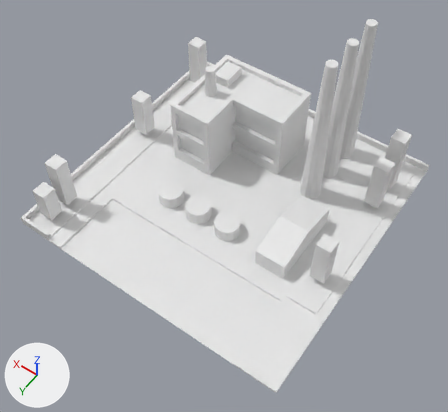
The OBJ model res/models/factories/factory2.obj as it was, and as the next commit left it.
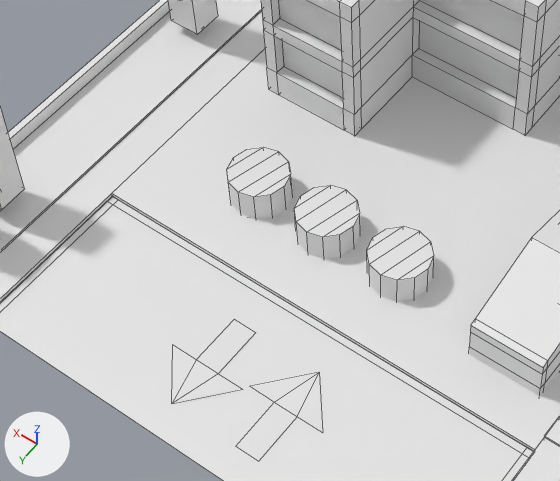
There are two pictures of each version: one whole from a camera (50 mm lens) standing at (-27.2, 41.8, 61.9) and looking at (-1.7, 6.1, 5.7), one close up on the part from 15% to 65% of the width and 29% to 76% of the height. Every picture has the same lights, and +X, +Y and +Z are marked at lower left. The close-ups show mesh edges as thin lines. Where no turn or scale is listed for an object, it has been applied to the vertices. Vertices at the same position are counted once.

In view in the first close-up: 'fabryka2.001'.
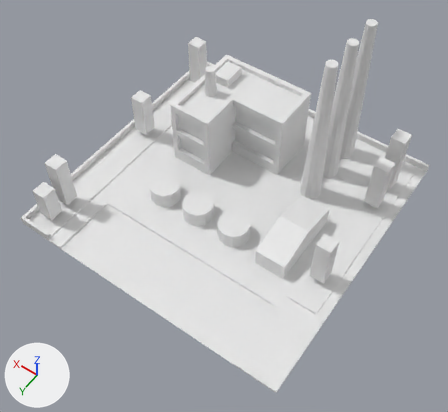
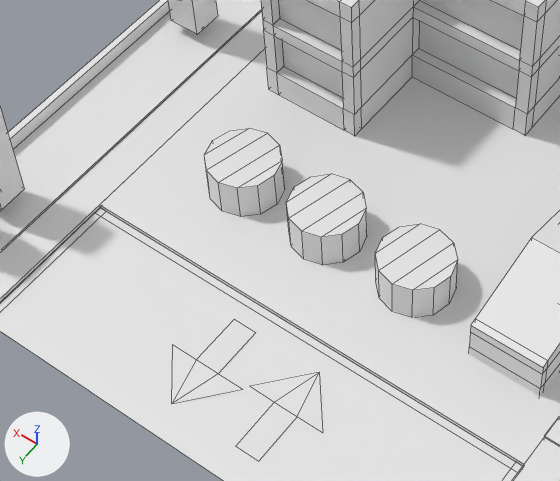
The newer file is also turned or shifted as a whole; pictures and numbers use the older file's frame.

The change in detail:
me_fabryka2_001 has 627 vertices, 517 faces and spans x -17.5..19.5, y -17.9..19.1, z 0.0..20.7.
me_fabryka2_001 is used by ob_fabryka2_001; location (0.0, 0.0, 0.0).
Before the commit, vertices of me_fabryka2_001: 410 (13.1, 9.8, 0.0) at pixel (112, 196), 413 (-12.3, 9.8, 0.0) at pixel (534, 452), 414 (13.1, 9.8, 0.2) at pixel (111, 193), 415 (-12.3, 9.8, 0.2) at pixel (535, 449), 420 (-12.3, 9.8, 0.0) at pixel (534, 452).
Before the commit, vertices of me_fabryka2_001: 421 (13.1, 9.8, 0.0) at pixel (112, 196), 423 (13.1, 10.2, 0.0) at pixel (107, 201), 424 (-12.3, 10.2, 0.0) at pixel (529, 458), 428 (12.7, 9.8, 0.0) at pixel (118, 199), 429 (13.1, 9.8, 0.0) at pixel (112, 196).
Before the commit, vertices of me_fabryka2_001: 432 (-12.3, 9.8, 0.0) at pixel (534, 451), 433 (-11.9, 9.8, 0.0) at pixel (527, 447).
me_fabryka2_001 part 1: the loose piece of 24 vertices spanning x 5.3..8.5, y 3.8..7.1, z 0.1..2.0 is scaled about its middle by 1.22, then moved by (0.9, 0.0, 0.2).
me_fabryka2_001 part 2: the loose piece of 24 vertices spanning x 1.0..4.3, y 3.8..7.1, z 0.1..2.0 is scaled about its middle by 1.22, then moved by (0.0, 0.0, 0.2).
me_fabryka2_001 part 3: the loose piece of 24 vertices spanning x -3.4..-0.1, y 3.8..7.1, z 0.1..2.0 is scaled about its middle by 1.22, then moved by (-0.9, 0.0, 0.2).
Part 4, on me_fabryka2_001:
Vertices 410, 413, 414, 415, 420, 421, 423, 424, 428, 429, 432, 433 of me_fabryka2_001 move by (0.0, 0.9, 0.0).

Boxes (x1, y1, x2, y2) around the edits, measured in the close-ups (560 x 481 px; the box of a moved part takes in the faces that stretch with it):
part 1 of me_fabryka2_001, moved or reshaped
    before: (227, 147, 293, 219)
    after: (204, 128, 285, 216)
part 2 of me_fabryka2_001, moved or reshaped
    before: (294, 185, 360, 259)
    after: (286, 174, 367, 264)
part 3 of me_fabryka2_001, moved or reshaped
    before: (367, 226, 434, 302)
    after: (375, 224, 458, 317)
part 4 of me_fabryka2_001, moved or reshaped
    both: (0, 49, 560, 481)
